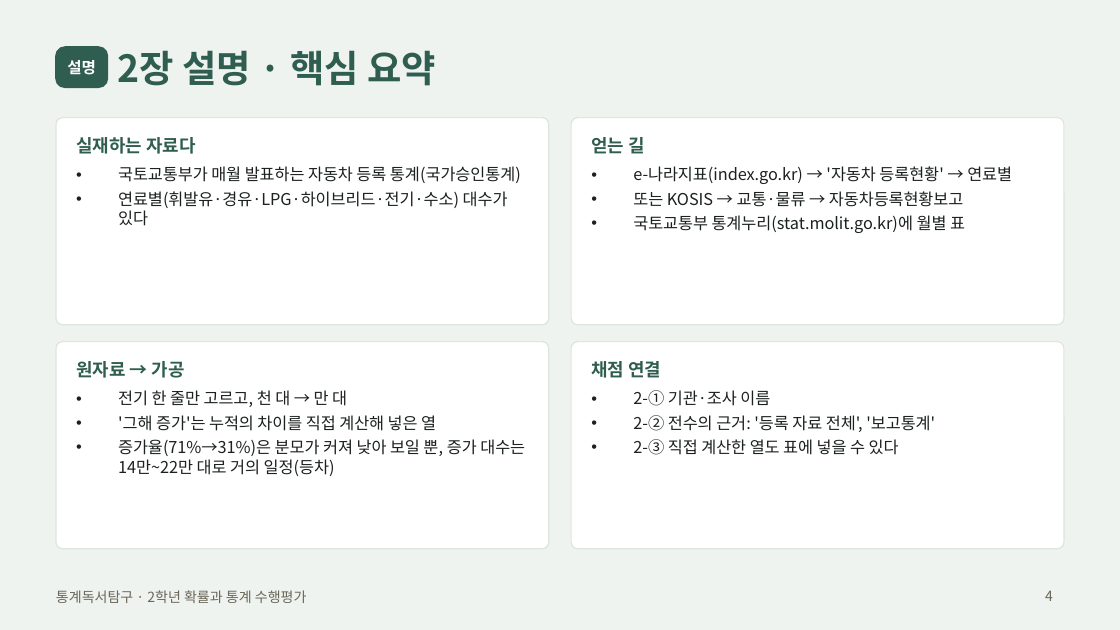
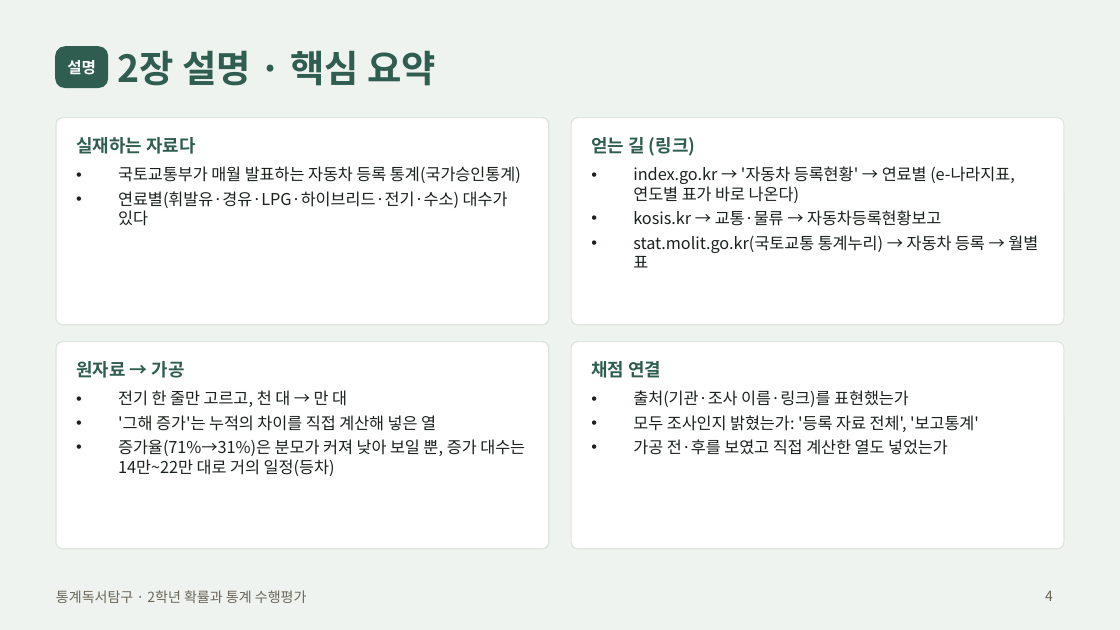
Before and after one commit to jaegeunsongsong/autobot, a slide deck: slide 4 of docs/2026-2학기-통계독서탐구-수행평가/발표예시-공학.pptx. Drawn at 1120x630 pixels with LibreOffice and Linux fonts; fonts in the diff are those of the drawing. Boxes give left, top, right and bottom in pixels: in the first picture for what was removed or moved away, otherwise in the second. Text is boxed around its words. In the diff, an @@ line names an element or a change of style, - is before the commit and + after.

```diff
--- a/docs/2026-2학기-통계독서탐구-수행평가/발표예시-공학.pptx
+++ b/docs/2026-2학기-통계독서탐구-수행평가/발표예시-공학.pptx
@@ text at box(591, 137, 696, 156): text changed @@
-얻는 길
+얻는 길 (링크)
@@ text at box(633, 166, 1038, 268): text changed @@
-• e-나라지표(index.go.kr) → '자동차 등록현황' → 연료별
-• 또는 KOSIS → 교통·물류 → 자동차등록현황보고
-• 국토교통부 통계누리(stat.molit.go.kr)에 월별 표
+• index.go.kr → '자동차 등록현황' → 연료별 (e-나라지표, 연도별 표가 바로 나온다)
+• kosis.kr → 교통·물류 → 자동차등록현황보고
+• stat.molit.go.kr(국토교통 통계누리) → 자동차 등록 → 월별 표
@@ text at box(633, 390, 979, 455): text changed @@
-• 2-① 기관·조사 이름
-• 2-② 전수의 근거: '등록 자료 전체', '보고통계'
-• 2-③ 직접 계산한 열도 표에 넣을 수 있다
+• 출처(기관·조사 이름·링크)를 표현했는가
+• 모두 조사인지 밝혔는가: '등록 자료 전체', '보고통계'
+• 가공 전·후를 보였고 직접 계산한 열도 넣었는가
```
Also in this commit, not shown: 6 other slides changed, 13 other files.
